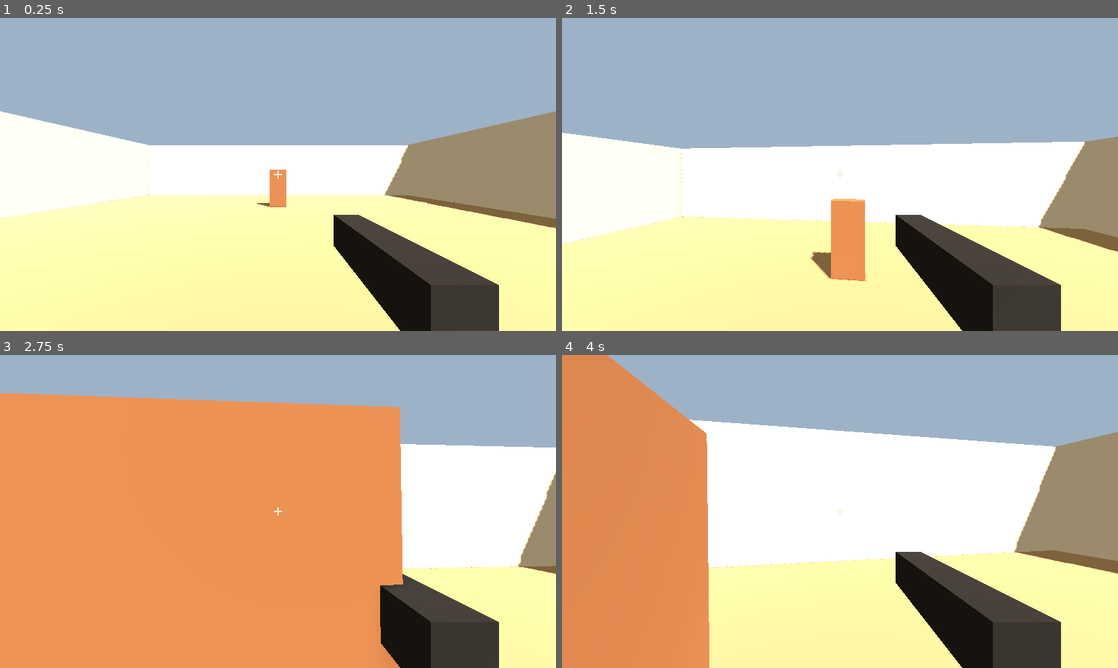
Above: before the commit, frames 1-4 (two rows, left to right).
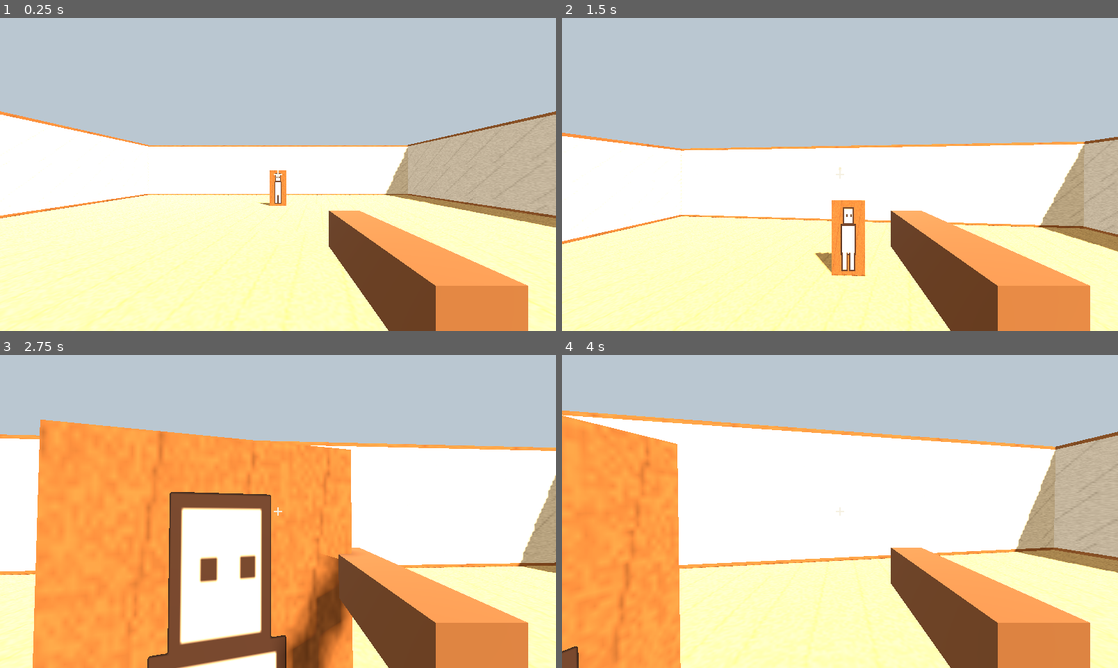
Above: after the commit, the same moments.

Repository: nore-tech/paperstrike
Game: Godot game, scene res://scenes/levels/test_room.tscn
Same seed, same stepped clock (60 frames per second), same inputs: the game is played once before the commit and once after it.
Inputs (mouse positions are in pixels of both pictures, inside the frame that each line leads up to):
- Up to frame 1 (0.25 s): no input
- Up to frame 2 (1.5 s): tap Enter at 0.5 s; move the mouse to (867, 174) at 0.52 s; press the mouse at (867, 174) at 0.53 s; hold W (move_forward) from 0.53 s (still down); tap Space (jump) at 0.77 s; move the mouse to (812, 174) at 1.27 s; release the mouse at (812, 174) at 1.28 s; click (812, 174) at 1.35 s
- Up to frame 3 (2.75 s): keep holding W (move_forward); tap Space (jump) at 1.52 s; move the mouse to (289, 505) at 2.02 s; hold Shift (sprint) from 2.03 s (still down); click (289, 505) at 2.3 s
- Up to frame 4 (4 s): keep holding W (move_forward); move the mouse to (834, 517) at 2.77 s; release Shift (sprint) at 2.78 s; click (834, 517) at 2.85 s; tap Space (jump) at 3.02, 3.77 s; move the mouse to (878, 514) at 3.52 s; press the mouse at (878, 514) at 3.53 s

The runs differ from the first frame. In frame 1, 68% of the frame differs, in the area x 0-100%, y 0-100%; in frame 2, 63%; in frame 3, 60%; in frame 4, 67%.

Commit message:
Add the paper and cardboard presentation.

Diff:
--- /dev/null
+++ b/resources/presentation/cardboard_edge.tres
@@ -0,0 +1,9 @@
+[gd_resource type="Resource" script_class="PaperMaterial" load_steps=2 format=3]
+
+[ext_resource type="Script" path="res://scripts/presentation/paper_material.gd" id="1_mat"]
+
+[resource]
+script = ExtResource("1_mat")
+albedo = Color(0.62, 0.41, 0.24, 1)
+roughness = 0.88
+uv_scale = Vector3(3, 3, 3)
--- /dev/null
+++ b/resources/presentation/paper_floor.tres
@@ -0,0 +1,9 @@
+[gd_resource type="Resource" script_class="PaperMaterial" load_steps=2 format=3]
+
+[ext_resource type="Script" path="res://scripts/presentation/paper_material.gd" id="1_mat"]
+
+[resource]
+script = ExtResource("1_mat")
+albedo = Color(0.8, 0.67, 0.46, 1)
+roughness = 0.96
+uv_scale = Vector3(4, 4, 4)
--- /dev/null
+++ b/resources/presentation/paper_wall.tres
@@ -0,0 +1,9 @@
+[gd_resource type="Resource" script_class="PaperMaterial" load_steps=2 format=3]
+
+[ext_resource type="Script" path="res://scripts/presentation/paper_material.gd" id="1_mat"]
+
+[resource]
+script = ExtResource("1_mat")
+albedo = Color(0.95, 0.91, 0.84, 1)
+roughness = 0.93
+uv_scale = Vector3(2.2, 2.2, 2.2)
--- a/scenes/characters/target_dummy.tscn
+++ b/scenes/characters/target_dummy.tscn
@@ -1,9 +1,7 @@
-[gd_scene load_steps=4 format=3]
+[gd_scene load_steps=3 format=3]
 
 [ext_resource type="Script" path="res://scripts/characters/target_dummy.gd" id="1_script"]
-
-[sub_resource type="BoxMesh" id="BoxMesh_body"]
-size = Vector3(0.7, 1.6, 0.35)
+[ext_resource type="Script" path="res://scripts/presentation/paper_card.gd" id="2_card"]
 
 [sub_resource type="BoxShape3D" id="BoxShape_body"]
 size = Vector3(0.7, 1.6, 0.35)
@@ -11,8 +9,8 @@
 [node name="TargetDummy" type="StaticBody3D"]
 script = ExtResource("1_script")
 
-[node name="Mesh" type="MeshInstance3D" parent="."]
-mesh = SubResource("BoxMesh_body")
-
 [node name="CollisionShape3D" type="CollisionShape3D" parent="."]
 shape = SubResource("BoxShape_body")
+
+[node name="PaperCard" type="Node3D" parent="."]
+script = ExtResource("2_card")
--- a/scenes/levels/test_room.tscn
+++ b/scenes/levels/test_room.tscn
@@ -7,10 +7,12 @@
 
 [sub_resource type="Environment" id="Environment_room"]
 background_mode = 1
-background_color = Color(0.62, 0.7, 0.78, 1)
+background_color = Color(0.73, 0.78, 0.82, 1)
 ambient_light_source = 2
-ambient_light_color = Color(0.7, 0.66, 0.58, 1)
-ambient_light_energy = 0.85
+ambient_light_color = Color(0.86, 0.78, 0.66, 1)
+ambient_light_energy = 0.55
+tonemap_mode = 2
+tonemap_exposure = 1.05
 
 [node name="TestRoom" type="Node3D"]
 script = ExtResource("1_room")
@@ -19,8 +21,17 @@
 environment = SubResource("Environment_room")
 
 [node name="Sun" type="DirectionalLight3D" parent="."]
-rotation_degrees = Vector3(-50, 35, 0)
+rotation_degrees = Vector3(-48, 32, 0)
+light_color = Color(1, 0.94, 0.84, 1)
+light_energy = 1.2
 shadow_enabled = true
+shadow_blur = 1.5
+
+[node name="Fill" type="DirectionalLight3D" parent="."]
+rotation_degrees = Vector3(-18, -150, 0)
+light_color = Color(0.78, 0.86, 0.95, 1)
+light_energy = 0.28
+shadow_enabled = false
 
 [node name="Player" parent="." instance=ExtResource("2_player")]
 transform = Transform3D(1, 0, 0, 0, 1, 0, 0, 0, 1, 0, 0.85, 5)
--- /dev/null
+++ b/scenes/presentation/paper_impact.tscn
@@ -0,0 +1,6 @@
+[gd_scene load_steps=2 format=3]
+
+[ext_resource type="Script" path="res://scripts/presentation/paper_impact.gd" id="1_script"]
+
+[node name="PaperImpact" type="Node3D"]
+script = ExtResource("1_script")
--- a/scenes/weapons/hitscan_weapon.tscn
+++ b/scenes/weapons/hitscan_weapon.tscn
@@ -1,42 +1,48 @@
-[gd_scene load_steps=6 format=3]
+[gd_scene load_steps=7 format=3]
 
 [ext_resource type="Script" path="res://scripts/weapons/hitscan_weapon.gd" id="1_script"]
 [ext_resource type="Resource" path="res://resources/weapons/sidearm.tres" id="2_stats"]
+[ext_resource type="Script" path="res://scripts/presentation/paper_muzzle.gd" id="3_muzzle"]
+
+[sub_resource type="BoxMesh" id="BoxMesh_edge"]
+size = Vector3(0.1, 0.12, 0.46)
+
+[sub_resource type="StandardMaterial3D" id="Mat_edge"]
+albedo_color = Color(0.45, 0.3, 0.18, 1)
+roughness = 0.9
+metallic = 0.0
 
 [sub_resource type="BoxMesh" id="BoxMesh_gun"]
-size = Vector3(0.08, 0.1, 0.42)
+size = Vector3(0.07, 0.09, 0.4)
 
 [sub_resource type="StandardMaterial3D" id="Mat_gun"]
-albedo_color = Color(0.16, 0.15, 0.14, 1)
-
-[sub_resource type="BoxMesh" id="BoxMesh_flash"]
-size = Vector3(0.06, 0.06, 0.08)
-
-[sub_resource type="StandardMaterial3D" id="Mat_flash"]
-shading_mode = 0
-albedo_color = Color(1, 0.86, 0.4, 1)
-emission_enabled = true
-emission = Color(1, 0.7, 0.2, 1)
-emission_energy_multiplier = 4.0
+albedo_color = Color(0.28, 0.2, 0.15, 1)
+roughness = 0.92
+metallic = 0.0
 
 [node name="HitscanWeapon" type="Node3D"]
 script = ExtResource("1_script")
 stats = ExtResource("2_stats")
+
+[node name="Edge" type="MeshInstance3D" parent="."]
+transform = Transform3D(1, 0, 0, 0, 1, 0, 0, 0, 1, 0.22, -0.18, -0.45)
+mesh = SubResource("BoxMesh_edge")
+surface_material_override/0 = SubResource("Mat_edge")
 
 [node name="Body" type="MeshInstance3D" parent="."]
 transform = Transform3D(1, 0, 0, 0, 1, 0, 0, 0, 1, 0.22, -0.18, -0.45)
 mesh = SubResource("BoxMesh_gun")
 surface_material_override/0 = SubResource("Mat_gun")
 
-[node name="MuzzleFlash" type="MeshInstance3D" parent="."]
+[node name="MuzzleFlash" type="Node3D" parent="."]
 transform = Transform3D(1, 0, 0, 0, 1, 0, 0, 0, 1, 0.22, -0.18, -0.72)
 visible = false
-mesh = SubResource("BoxMesh_flash")
-surface_material_override/0 = SubResource("Mat_flash")
+script = ExtResource("3_muzzle")
 
 [node name="MuzzleLight" type="OmniLight3D" parent="."]
 transform = Transform3D(1, 0, 0, 0, 1, 0, 0, 0, 1, 0.22, -0.18, -0.72)
 visible = false
-light_color = Color(1, 0.75, 0.35, 1)
-light_energy = 8.0
-omni_range = 2.5
+light_color = Color(1, 0.9, 0.72, 1)
+light_energy = 2.2
+omni_range = 1.8
+shadow_enabled = false
--- a/scripts/characters/target_dummy.gd
+++ b/scripts/characters/target_dummy.gd
@@ -2,6 +2,7 @@
 extends StaticBody3D
 
 ## Stationary damage target. Not an enemy and does not move or shoot.
+## The 3D collision shape is the hit volume. The paper card child is presentation only.
 
 signal damaged(remaining: int)
 signal died
@@ -10,44 +11,16 @@
 
 var health := 0
 
-@onready var _mesh: MeshInstance3D = $Mesh
-
-var _rest_color := Color(0.66, 0.42, 0.26)
-var _material: StandardMaterial3D
-var _flash_tween: Tween
-
 func _ready() -> void:
 	health = max_health
-	_material = StandardMaterial3D.new()
-	_material.albedo_color = _rest_color
-	_mesh.set_surface_override_material(0, _material)
 
 func take_damage(amount: int) -> void:
 	if health <= 0:
 		return
 	health = maxi(0, health - amount)
 	damaged.emit(health)
-	_flash_hit()
 	if health == 0:
 		died.emit()
 		collision_layer = 0
 		collision_mask = 0
-		var collapse := create_tween()
-		collapse.tween_property(_mesh, "scale", Vector3.ZERO, 0.12)
-		collapse.finished.connect(queue_free)
-
-func _flash_hit() -> void:
-	_material.albedo_color = Color(1.0, 0.92, 0.85)
-	_material.emission_enabled = true
-	_material.emission = Color(1.0, 0.35, 0.15)
-	if _flash_tween != null:
-		_flash_tween.kill()
-	_flash_tween = create_tween()
-	_flash_tween.tween_interval(0.08)
-	_flash_tween.tween_callback(_restore_color)
-
-func _restore_color() -> void:
-	if health <= 0 or _material == null:
-		return
-	_material.albedo_color = _rest_color
-	_material.emission_enabled = false
+		get_tree().create_timer(0.12).timeout.connect(queue_free)
--- a/scripts/levels/test_room.gd
+++ b/scripts/levels/test_room.gd
@@ -1,36 +1,34 @@
 extends Node3D
 
-## Builds a closed test room from box primitives. Gameplay objects are instanced in the scene.
+## Builds a closed paper room. Gameplay objects are instanced in the scene.
 
 const ROOM_SIZE := 18.0
 const WALL_HEIGHT := 3.4
 const WALL_THICK := 0.4
 
+const _floor_face: PaperMaterial = preload("res://resources/presentation/paper_floor.tres")
+const _wall_face: PaperMaterial = preload("res://resources/presentation/paper_wall.tres")
+const _edge: PaperMaterial = preload("res://resources/presentation/cardboard_edge.tres")
+const _impact_scene: PackedScene = preload("res://scenes/presentation/paper_impact.tscn")
+
 func _ready() -> void:
-	var floor_color := Color(0.76, 0.64, 0.45)
-	var wall_color := Color(0.93, 0.89, 0.80)
-	_add_box(Vector3(ROOM_SIZE, 0.4, ROOM_SIZE), Vector3(0.0, -0.2, 0.0), floor_color)
+	_add_block(Vector3(ROOM_SIZE, 0.4, ROOM_SIZE), Vector3(0.0, -0.2, 0.0), Vector3.UP, _floor_face)
 	var half := ROOM_SIZE * 0.5
 	var wall_y := WALL_HEIGHT * 0.5
-	_add_box(Vector3(ROOM_SIZE + WALL_THICK, WALL_HEIGHT, WALL_THICK), Vector3(0.0, wall_y, -half), wall_color)
-	_add_box(Vector3(ROOM_SIZE + WALL_THICK, WALL_HEIGHT, WALL_THICK), Vector3(0.0, wall_y, half), wall_color)
-	_add_box(Vector3(WALL_THICK, WALL_HEIGHT, ROOM_SIZE + WALL_THICK), Vector3(-half, wall_y, 0.0), wall_color)
-	_add_box(Vector3(WALL_THICK, WALL_HEIGHT, ROOM_SIZE + WALL_THICK), Vector3(half, wall_y, 0.0), wall_color)
+	_add_block(Vector3(ROOM_SIZE + WALL_THICK, WALL_HEIGHT, WALL_THICK), Vector3(0.0, wall_y, -half), Vector3(0, 0, 1), _wall_face)
+	_add_block(Vector3(ROOM_SIZE + WALL_THICK, WALL_HEIGHT, WALL_THICK), Vector3(0.0, wall_y, half), Vector3(0, 0, -1), _wall_face)
+	_add_block(Vector3(WALL_THICK, WALL_HEIGHT, ROOM_SIZE + WALL_THICK), Vector3(-half, wall_y, 0.0), Vector3(1, 0, 0), _wall_face)
+	_add_block(Vector3(WALL_THICK, WALL_HEIGHT, ROOM_SIZE + WALL_THICK), Vector3(half, wall_y, 0.0), Vector3(-1, 0, 0), _wall_face)
+	var weapon := get_node_or_null("Player/Camera3D/HitscanWeapon")
+	if weapon != null and weapon.has_signal("hit_registered"):
+		weapon.hit_registered.connect(_on_hit_registered)
 
-func _add_box(size: Vector3, position: Vector3, color: Color) -> void:
-	var body := StaticBody3D.new()
-	body.position = position
-	var mesh_instance := MeshInstance3D.new()
-	var mesh := BoxMesh.new()
-	mesh.size = size
-	mesh_instance.mesh = mesh
-	var material := StandardMaterial3D.new()
-	material.albedo_color = color
-	mesh_instance.set_surface_override_material(0, material)
-	var shape_node := CollisionShape3D.new()
-	var shape := BoxShape3D.new()
-	shape.size = size
-	shape_node.shape = shape
-	body.add_child(mesh_instance)
-	body.add_child(shape_node)
-	add_child(body)
+func _add_block(size: Vector3, position: Vector3, face_normal: Vector3, face: PaperMaterial) -> void:
+	var block := PaperBlock.build(size, face, _edge, face_normal)
+	block.position = position
+	add_child(block)
+
+func _on_hit_registered(_collider: Object, _damage: int, point: Vector3, normal: Vector3) -> void:
+	var impact := _impact_scene.instantiate()
+	add_child(impact)
+	impact.place(point, normal)
--- /dev/null
+++ b/scripts/presentation/paper_block.gd
@@ -0,0 +1,51 @@
+class_name PaperBlock
+extends RefCounted
+
+## A collision box with a cardboard shell and one inset paper face. The face normal is the side you see.
+
+static func build(size: Vector3, face: PaperMaterial, edge: PaperMaterial, face_normal: Vector3) -> StaticBody3D:
+	var body := StaticBody3D.new()
+	var shell := MeshInstance3D.new()
+	var box := BoxMesh.new()
+	box.size = size
+	shell.mesh = box
+	shell.set_surface_override_material(0, edge.build())
+	body.add_child(shell)
+
+	var shape_node := CollisionShape3D.new()
+	var shape := BoxShape3D.new()
+	shape.size = size
+	shape_node.shape = shape
+	body.add_child(shape_node)
+
+	var normal := face_normal.normalized()
+	var width_height := _face_size(size, normal)
+	var inset := 0.1
+	var quad := QuadMesh.new()
+	quad.size = Vector2(maxf(0.2, width_height.x - inset * 2.0), maxf(0.2, width_height.y - inset * 2.0))
+	var face_node := MeshInstance3D.new()
+	face_node.mesh = quad
+	var face_material := face.build()
+	face_material.cull_mode = BaseMaterial3D.CULL_DISABLED
+	face_node.set_surface_override_material(0, face_material)
+	var half := absf(size.dot(normal)) * 0.5
+	face_node.position = normal * (half + 0.012)
+	face_node.basis = _align_plus_z(normal)
+	body.add_child(face_node)
+	return body
+
+static func _face_size(size: Vector3, normal: Vector3) -> Vector2:
+	if absf(normal.y) > 0.5:
+		return Vector2(size.x, size.z)
+	if absf(normal.x) > 0.5:
+		return Vector2(size.z, size.y)
+	return Vector2(size.x, size.y)
+
+static func _align_plus_z(normal: Vector3) -> Basis:
+	var z := normal.normalized()
+	var reference := Vector3.UP
+	if absf(z.dot(reference)) > 0.95:
+		reference = Vector3(0, 0, 1)
+	var x := reference.cross(z).normalized()
+	var y := z.cross(x).normalized()
+	return Basis(x, y, z)
--- /dev/null
+++ b/scripts/presentation/paper_card.gd
@@ -0,0 +1,92 @@
+class_name PaperCard
+extends Node3D
+
+## Billboarded cardboard cutout. Presentation only. Damage stays on the parent body.
+
+@export var card_size := Vector2(0.62, 1.5)
+@export var thickness := 0.05
+@export var rim := 0.045
+@export var face_color := Color(0.93, 0.86, 0.74, 1)
+@export var ink_color := Color(0.24, 0.16, 0.12, 1)
+@export var edge_color := Color(0.58, 0.38, 0.22, 1)
+@export var y_billboard := true
+
+var _face_material: StandardMaterial3D
+var _rest_color := Color.WHITE
+var _flash_tween: Tween
+
+func _ready() -> void:
+	_build()
+	var host := get_parent()
+	if host != null and host.has_signal("damaged"):
+		host.damaged.connect(_on_damaged)
+	if host != null and host.has_signal("died"):
+		host.died.connect(_on_died)
+
+func _process(_delta: float) -> void:
+	if not y_billboard:
+		return
+	var camera := get_viewport().get_camera_3d()
+	if camera == null:
+		return
+	var aim_at := camera.global_position
+	aim_at.y = global_position.y
+	if aim_at.distance_squared_to(global_position) < 0.0001:
+		return
+	look_at(aim_at, Vector3.UP)
+
+func _build() -> void:
+	var edge := PaperMaterial.new()
+	edge.albedo = edge_color
+	edge.roughness = 0.9
+	edge.uv_scale = Vector3(1.5, 1.5, 1.5)
+	var shell := MeshInstance3D.new()
+	var box := BoxMesh.new()
+	box.size = Vector3(card_size.x + rim * 2.0, card_size.y + rim * 2.0, thickness)
+	shell.mesh = box
+	shell.set_surface_override_material(0, edge.build())
+	add_child(shell)
+
+	var face := MeshInstance3D.new()
+	var quad := QuadMesh.new()
+	quad.size = card_size
+	face.mesh = quad
+	_face_material = StandardMaterial3D.new()
+	_face_material.albedo_texture = PaperTextures.figure(face_color, ink_color)
+	_face_material.albedo_color = Color.WHITE
+	_face_material.roughness = 0.9
+	_face_material.metallic = 0.0
+	_face_material.transparency = BaseMaterial3D.TRANSPARENCY_ALPHA_SCISSOR
+	_face_material.alpha_scissor_threshold = 0.4
+	_face_material.cull_mode = BaseMaterial3D.CULL_DISABLED
+	_rest_color = _face_material.albedo_color
+	face.set_surface_override_material(0, _face_material)
+	# QuadMesh faces +Z. look_at points -Z at the camera, so sit the face on -Z.
+	face.position = Vector3(0, 0, -(thickness * 0.5 + 0.008))
+	face.rotation_degrees = Vector3(0, 180, 0)
+	add_child(face)
+
+func _on_damaged(_remaining: int) -> void:
+	if _face_material == null:
+		return
+	_face_material.albedo_color = Color(1.0, 0.95, 0.88)
+	_face_material.emission_enabled = true
+	_face_material.emission = Color(0.85, 0.45, 0.22)
+	if _flash_tween != null:
+		_flash_tween.kill()
+	_flash_tween = create_tween()
+	_flash_tween.tween_interval(0.08)
+	_flash_tween.tween_callback(_restore_face)
+
+func _restore_face() -> void:
+	if _face_material == null:
+		return
+	var host := get_parent()
+	if host != null and "health" in host and int(host.health) <= 0:
+		return
+	_face_material.albedo_color = _rest_color
+	_face_material.emission_enabled = false
+
+func _on_died() -> void:
+	var collapse := create_tween()
+	collapse.tween_property(self, "scale", Vector3.ZERO, 0.12)
--- /dev/null
+++ b/scripts/presentation/paper_impact.gd
@@ -0,0 +1,51 @@
+class_name PaperImpact
+extends Node3D
+
+## Short-lived paper scrap at a hit point. Spawned by presentation code, not by damage logic.
+
+var _materials: Array[StandardMaterial3D] = []
+
+func _ready() -> void:
+	add_to_group("paper_impact")
+	var rng := RandomNumberGenerator.new()
+	rng.randomize()
+	for i in 5:
+		var scrap := MeshInstance3D.new()
+		var quad := QuadMesh.new()
+		var length := rng.randf_range(0.05, 0.14)
+		quad.size = Vector2(length, length * rng.randf_range(0.35, 0.8))
+		scrap.mesh = quad
+		var material := StandardMaterial3D.new()
+		material.shading_mode = BaseMaterial3D.SHADING_MODE_UNSHADED
+		material.albedo_color = Color(rng.randf_range(0.85, 1.0), rng.randf_range(0.75, 0.92), rng.randf_range(0.55, 0.75))
+		material.transparency = BaseMaterial3D.TRANSPARENCY_ALPHA
+		material.cull_mode = BaseMaterial3D.CULL_DISABLED
+		scrap.set_surface_override_material(0, material)
+		scrap.position = Vector3(rng.randf_range(-0.05, 0.05), rng.randf_range(-0.05, 0.05), 0.0)
+		scrap.rotation_degrees = Vector3(0, 0, rng.randf_range(-70, 70))
+		add_child(scrap)
+		_materials.append(material)
+	var pop := create_tween()
+	scale = Vector3.ONE * 0.4
+	pop.tween_property(self, "scale", Vector3.ONE, 0.06)
+	var fade := create_tween()
+	fade.tween_method(_set_alpha, 1.0, 0.0, 0.22)
+	fade.finished.connect(queue_free)
+
+func place(point: Vector3, normal: Vector3) -> void:
+	var direction := normal.normalized()
+	if direction.is_zero_approx():
+		direction = Vector3.UP
+	global_position = point + direction * 0.025
+	var reference := Vector3.UP
+	if absf(direction.dot(reference)) > 0.95:
+		reference = Vector3(0, 0, 1)
+	var x := reference.cross(direction).normalized()
+	var y := direction.cross(x).normalized()
+	global_basis = Basis(x, y, direction)
+
+func _set_alpha(alpha: float) -> void:
+	for material in _materials:
+		var color := material.albedo_color
+		color.a = alpha
+		material.albedo_color = color
--- /dev/null
+++ b/scripts/presentation/paper_material.gd
@@ -0,0 +1,19 @@
+class_name PaperMaterial
+extends Resource
+
+## Shared paper or cardboard surface. Build a material per mesh so one flash cannot tint every surface.
+
+@export var albedo := Color(0.93, 0.89, 0.82, 1)
+@export var roughness := 0.94
+@export var uv_scale := Vector3(2, 2, 2)
+
+func build() -> StandardMaterial3D:
+	var material := StandardMaterial3D.new()
+	material.albedo_color = albedo
+	material.albedo_texture = PaperTextures.fiber()
+	material.roughness = roughness
+	material.metallic = 0.0
+	material.metallic_specular = 0.12
+	material.uv1_scale = uv_scale
+	material.texture_filter = BaseMaterial3D.TEXTURE_FILTER_LINEAR_WITH_MIPMAPS
+	return material
--- /dev/null
+++ b/scripts/presentation/paper_muzzle.gd
@@ -0,0 +1,31 @@
+extends Node3D
+
+## Torn-paper muzzle burst. The weapon only shows and hides this node.
+
+var _played := false
+
+func _ready() -> void:
+	var rng := RandomNumberGenerator.new()
+	rng.seed = 77
+	for i in 4:
+		var scrap := MeshInstance3D.new()
+		var quad := QuadMesh.new()
+		var length := rng.randf_range(0.05, 0.12)
+		quad.size = Vector2(length, length * rng.randf_range(0.4, 0.9))
+		scrap.mesh = quad
+		var material := StandardMaterial3D.new()
+		material.shading_mode = BaseMaterial3D.SHADING_MODE_UNSHADED
+		material.albedo_color = Color(1.0, rng.randf_range(0.82, 0.95), rng.randf_range(0.55, 0.75))
+		material.cull_mode = BaseMaterial3D.CULL_DISABLED
+		scrap.set_surface_override_material(0, material)
+		scrap.rotation_degrees = Vector3(rng.randf_range(-25, 25), rng.randf_range(-40, 40), rng.randf_range(-80, 80))
+		add_child(scrap)
+
+func _process(_delta: float) -> void:
+	if visible and not _played:
+		_played = true
+		scale = Vector3.ONE * 0.35
+		var pop := create_tween()
+		pop.tween_property(self, "scale", Vector3.ONE, 0.04)
+	elif not visible:
+		_played = false
--- /dev/null
+++ b/scripts/presentation/paper_textures.gd
@@ -0,0 +1,41 @@
+class_name PaperTextures
+extends RefCounted
+
+## Generated paper grain and a reusable cutout figure. Not finished artwork.
+
+static var _fiber: ImageTexture
+
+static func fiber() -> ImageTexture:
+	if _fiber != null:
+		return _fiber
+	var image := Image.create(128, 128, false, Image.FORMAT_RGBA8)
+	var rng := RandomNumberGenerator.new()
+	rng.seed = 14071
+	for y in 128:
+		for x in 128:
+			var shade := rng.randf_range(0.84, 1.0)
+			if (x + int(y * 0.2)) % 19 == 0:
+				shade *= 0.88
+			image.set_pixel(x, y, Color(shade, shade, shade))
+	_fiber = ImageTexture.create_from_image(image)
+	return _fiber
+
+static func figure(face: Color, ink: Color) -> ImageTexture:
+	var image := Image.create(96, 160, false, Image.FORMAT_RGBA8)
+	image.fill(Color(0, 0, 0, 0))
+	_fill_rect(image, ink, 30, 10, 66, 50)
+	_fill_rect(image, face, 34, 14, 62, 46)
+	_fill_rect(image, ink, 24, 48, 72, 118)
+	_fill_rect(image, face, 28, 52, 68, 114)
+	_fill_rect(image, ink, 26, 112, 46, 154)
+	_fill_rect(image, face, 30, 112, 42, 150)
+	_fill_rect(image, ink, 50, 112, 70, 154)
+	_fill_rect(image, face, 54, 112, 66, 150)
+	_fill_rect(image, ink, 40, 26, 46, 32)
+	_fill_rect(image, ink, 54, 26, 60, 32)
+	return ImageTexture.create_from_image(image)
+
+static func _fill_rect(image: Image, color: Color, x0: int, y0: int, x1: int, y1: int) -> void:
+	for y in range(y0, y1):
+		for x in range(x0, x1):
+			image.set_pixel(x, y, color)
--- a/scripts/weapons/hitscan_weapon.gd
+++ b/scripts/weapons/hitscan_weapon.gd
@@ -4,11 +4,11 @@
 ## Fires a camera-aligned hitscan shot. Does not decide how a target reacts beyond calling take_damage.
 
 signal fired
-signal hit_registered(collider: Object, damage: int, point: Vector3)
+signal hit_registered(collider: Object, damage: int, point: Vector3, normal: Vector3)
 
 @export var stats: WeaponStats
 
-@onready var _muzzle_flash: MeshInstance3D = $MuzzleFlash
+@onready var _muzzle_flash: Node3D = $MuzzleFlash
 @onready var _muzzle_light: OmniLight3D = $MuzzleLight
 
 var _cooldown := 0.0
@@ -35,7 +35,7 @@
 		return
 	var collider: Object = result.collider
 	var damage := stats.damage
-	hit_registered.emit(collider, damage, result.position)
+	hit_registered.emit(collider, damage, result.position, result.normal)
 	if collider.has_method("take_damage"):
 		collider.take_damage(damage)
 
Not shown, added: scripts/presentation/paper_block.gd.uid
Not shown, added: scripts/presentation/paper_card.gd.uid
Not shown, added: scripts/presentation/paper_impact.gd.uid
Not shown, added: scripts/presentation/paper_material.gd.uid
Not shown, added: scripts/presentation/paper_muzzle.gd.uid
Not shown, added: scripts/presentation/paper_textures.gd.uid
Not shown, changed: docs/ARCHITECTURE.md
Not shown, changed: docs/CURRENT_STATE.md
Not shown, changed: docs/TODO.md
